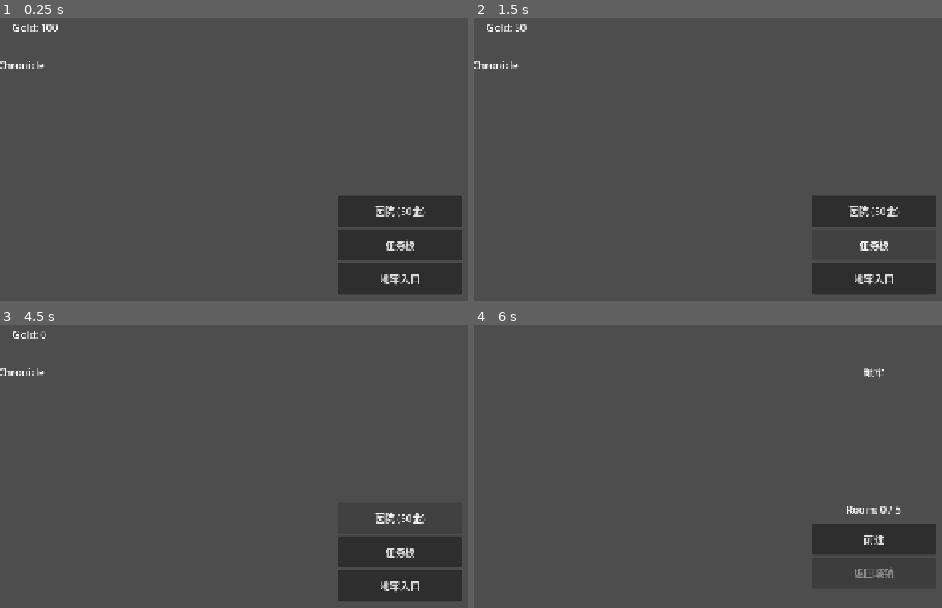
Above: before the commit, frames 1-4 (two rows, left to right).
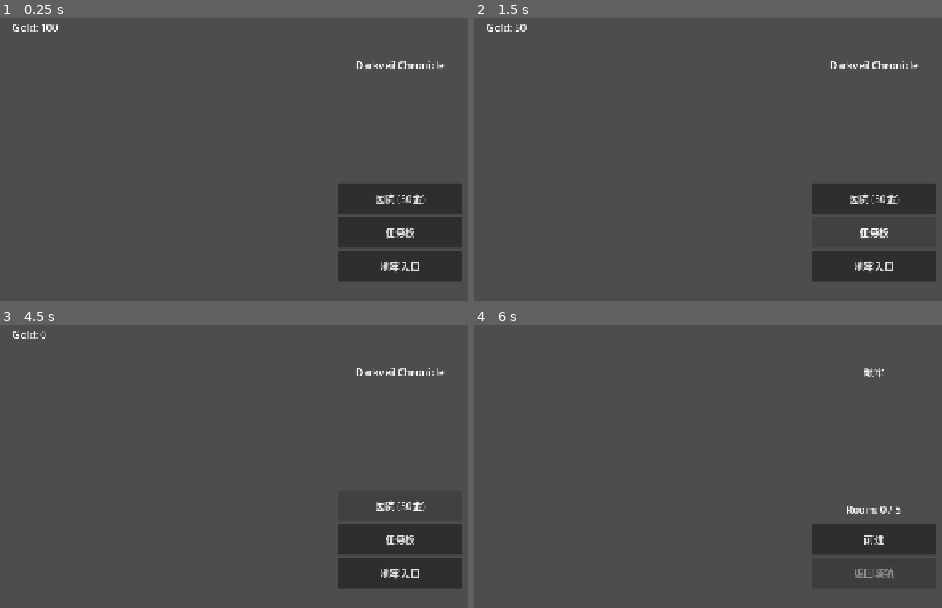
Above: after the commit, the same moments.

Repository: ycfyu12345/darkveil_chronicle
Game: Godot game, scene res://scenes/town/town_scene.tscn
The game is run twice, just before and just after one commit, with the same random seed, the same clock (stepped at 60 frames per second) and the same inputs.
Inputs:
- Up to frame 1 (0.25 s): no input
- Up to frame 2 (1.5 s): click "医院 (50金)" at 0.5 s; click "任务板" at 1.25 s
- Up to frame 3 (4.5 s): click "地牢入口" at 2 s; click "前进" at 2.75 s; click "返回城镇" at 3.5 s; click "医院 (50金)" at 4.25 s
- Up to frame 4 (6 s): click "任务板" at 5 s; click "地牢入口" at 5.75 s

The runs differ from the first frame. In frame 1, 4.3% of the frame differs, in the area x 0-99%, y 15-98%; in frame 2, 4.1%; in frame 3, 3.1%; in frame 4, nothing differs.

Commit message:
fix: 城镇场景按钮布局

Diff:
--- a/scenes/town/town_scene.tscn
+++ b/scenes/town/town_scene.tscn
@@ -12,21 +12,18 @@
 color = Color(0.2, 0.2, 0.25, 1)
 
 [node name="Title" type="Label" parent="."]
-anchors_preset = 5
-anchor_left = 0.5
-anchor_right = 0.5
-offset_left = -100.0
+offset_left = 490.0
 offset_top = 80.0
-offset_right = 100.0
+offset_right = 790.0
 offset_bottom = 130.0
 text = "Darkveil Chronicle"
 horizontal_alignment = 1
 
 [node name="BuildingList" type="VBoxContainer" parent="."]
 offset_left = 540.0
-offset_top = 300.0
+offset_top = 280.0
 offset_right = 740.0
-offset_bottom = 500.0
+offset_bottom = 480.0
 
 [node name="HospitalButton" type="Button" parent="BuildingList"]
 custom_minimum_size = Vector2(200, 50)
